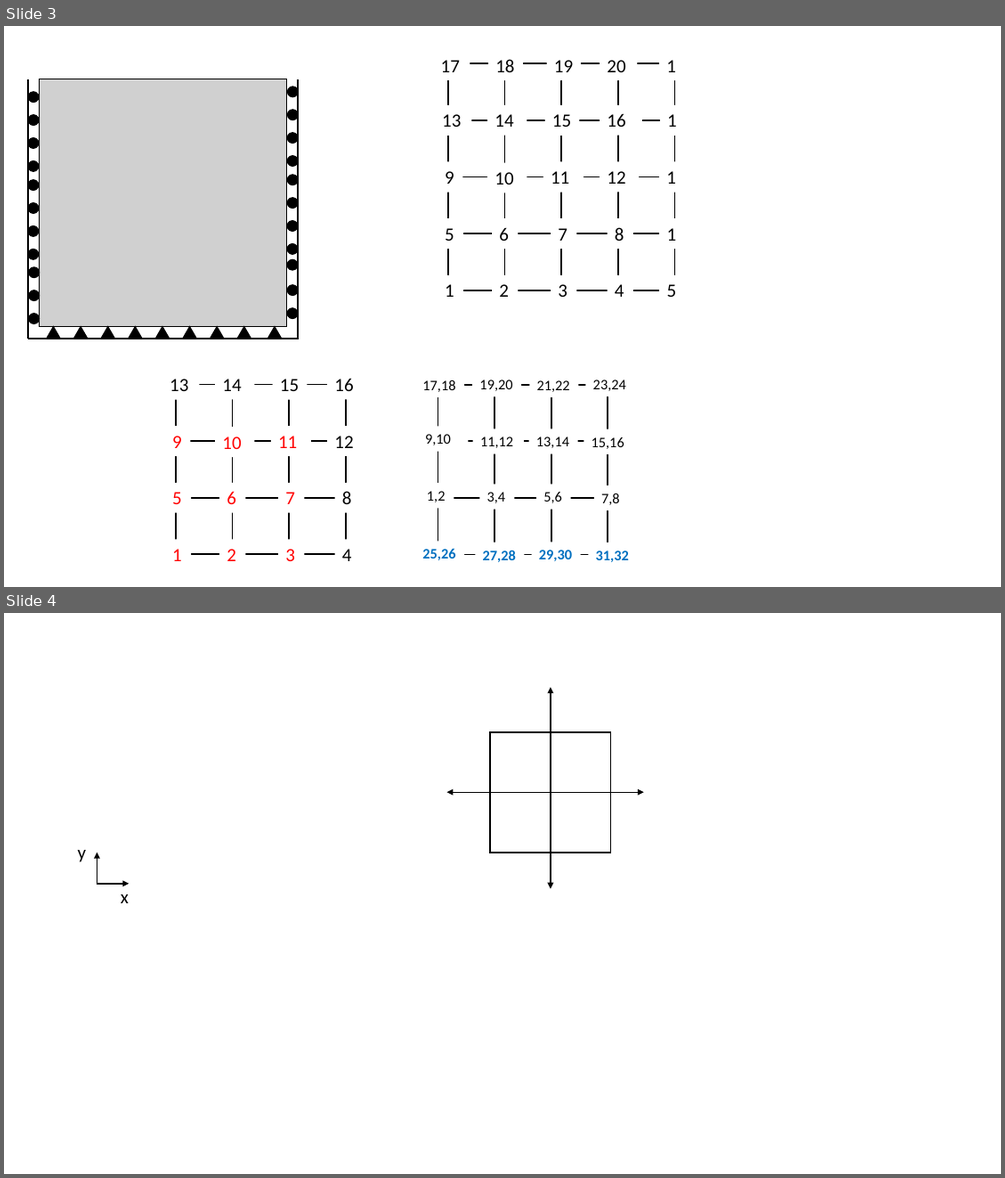
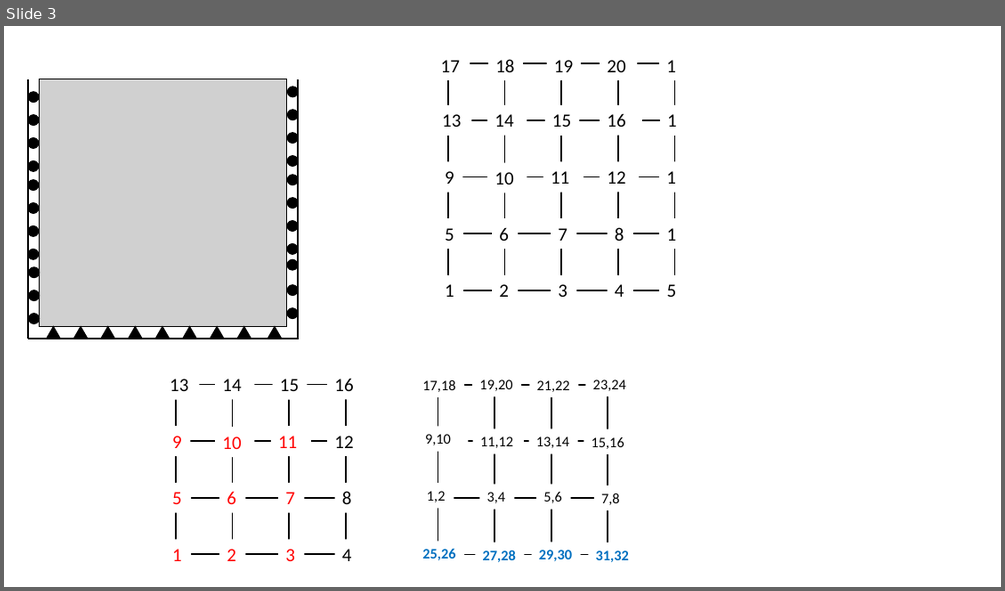
Before and after one commit to mtsodf/TeseMestrado, a slide deck: Outros/MestradoFiguras.pptx. Shown one above the other, each under a label of ours: slides 3 and 4 before the commit, slide 3 after it. The pictures are 1005x1178 and 1005x591 pixels, drawn with LibreOffice and Linux fonts; fonts in the diff are those of the drawing; grey boxes stand for pictures. Boxes give left, top, right and bottom in pixels: in the first picture for what was removed or moved away, otherwise in the second. Text is boxed around its words. In the diff, an @@ line names an element or a change of style, - is before the commit and + after.

```diff
--- a/Outros/MestradoFiguras.pptx
+++ b/Outros/MestradoFiguras.pptx
@@ slide 4 removed at <box>4,613,1001,1174</box>, background #FFFFFF @@
@@ double arrow removed from (550, 687) to (550, 889) @@
@@ rectangle removed at <box>490,732,610,852</box> @@
@@ double arrow removed from (446, 793) to (644, 793) @@
@@ text removed at <box>78,850,86,862</box> @@
-y
@@ arrow removed from (97, 884) to (97, 852) @@
@@ arrow removed from (97, 884) to (129, 884) @@
@@ text removed at <box>121,894,129,903</box> @@
-x
```
Also in this commit, not shown: 2 slides added.
